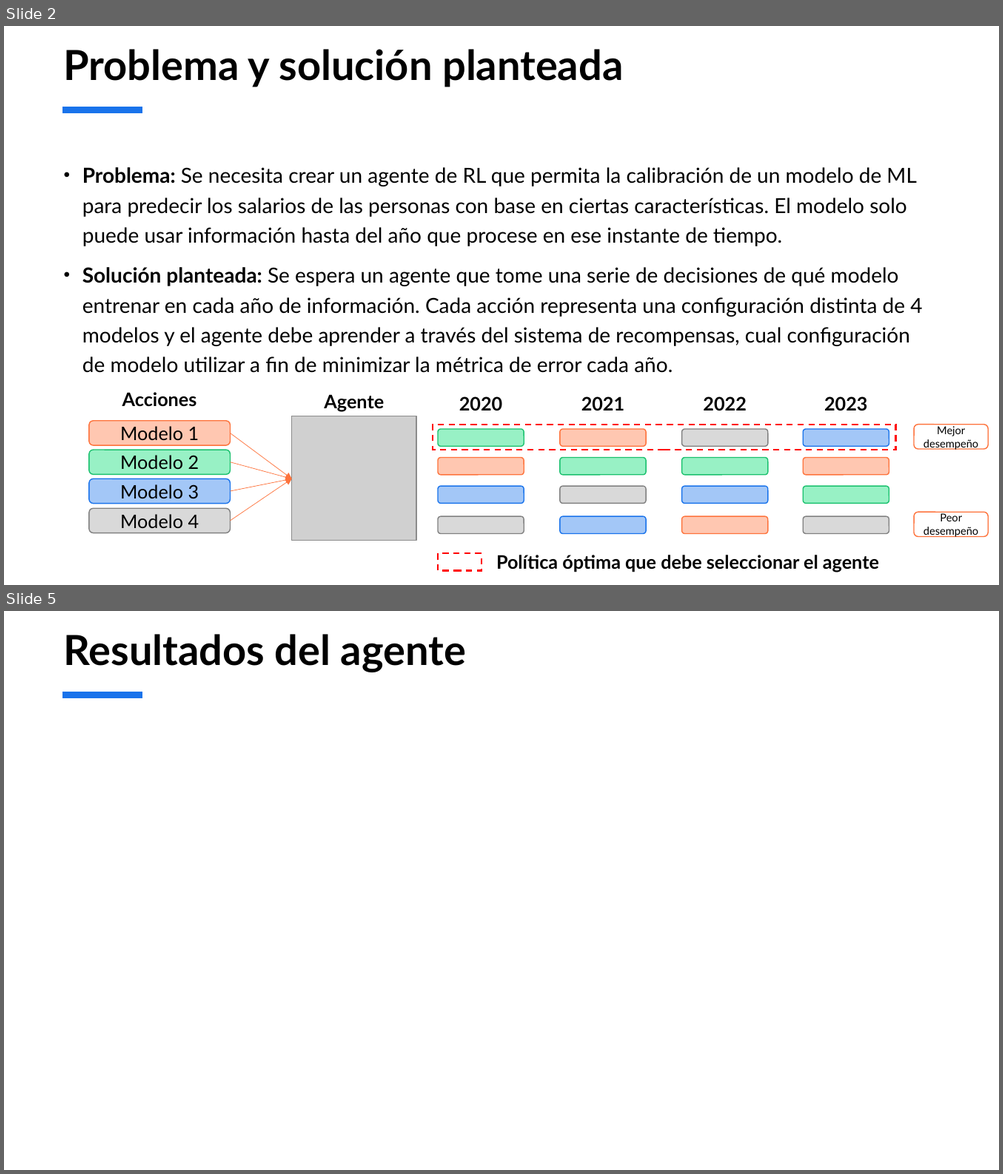
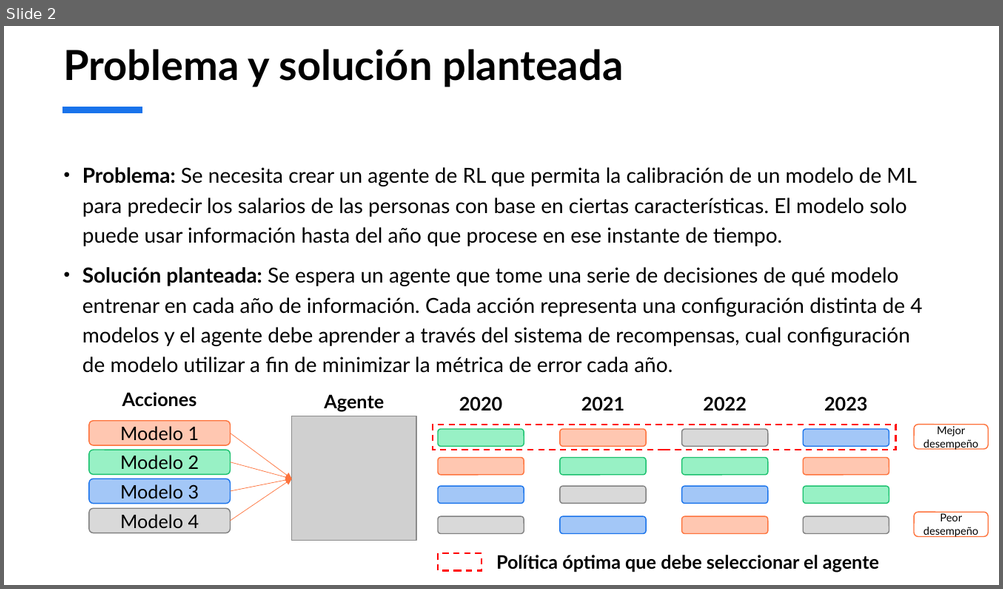
Before and after one commit to jhonp19958/bdb_technical_test, a slide deck: Prueba Técnica proceso de selección Banco de Bogotá.pptx. Shown one above the other, each under a label of ours: slides 2 and 5 before the commit, slide 2 after it; the slides between them are not shown. The pictures are 1003x1174 and 1003x589 pixels, drawn with LibreOffice and Linux fonts; fonts in the diff are those of the drawing; grey boxes stand for pictures. Boxes give left, top, right and bottom in pixels: in the first picture for what was removed or moved away, otherwise in the second. Text is boxed around its words. In the diff, an @@ line names an element or a change of style, - is before the commit and + after.

```diff
--- a/Prueba Técnica proceso de selección Banco de Bogotá.pptx
+++ b/Prueba Técnica proceso de selección Banco de Bogotá.pptx
@@ slide 5 removed at <box>4,611,999,1170</box>, background #FFFFFF; not listed: 1 template element that a slide beside it also shows @@
@@ title removed at <box>64,634,466,672</box> @@
-Resultados del agente
```
Also in this commit, not shown: 2 slides changed, 2 slides added, 1 other slide removed, 9 other files.
